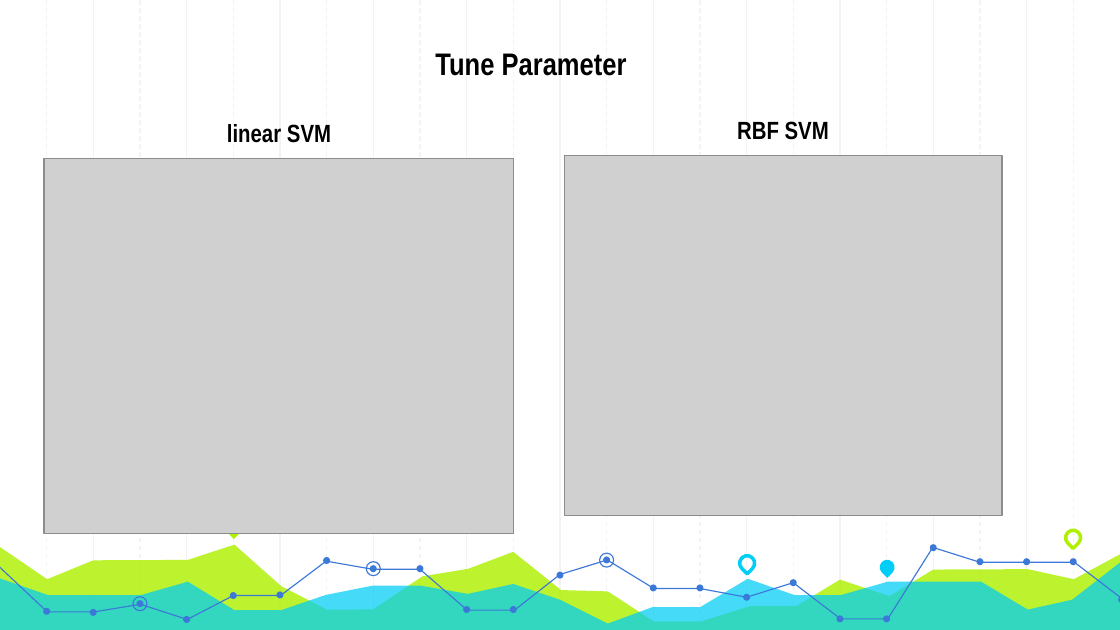
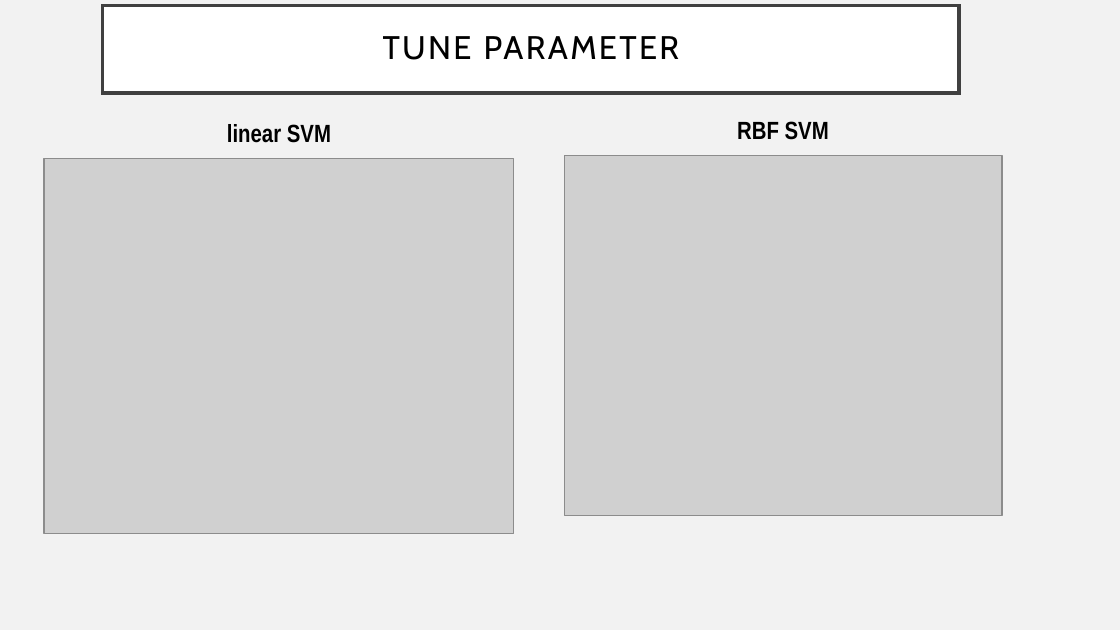
Before and after one commit to JingyiWang3/Predictive-Analytics-on-Image-Data, a slide deck: slide 12 of doc/Group9_Presentation.pptx. Drawn at 1120x630 pixels with LibreOffice and Linux fonts; fonts in the diff are those of the drawing; grey boxes stand for pictures. Boxes give left, top, right and bottom in pixels: in the first picture for what was removed or moved away, otherwise in the second. Text is boxed around its words. In the diff, an @@ line names an element or a change of style, - is before the commit and + after.

```diff
--- a/doc/Group9_Presentation.pptx
+++ b/doc/Group9_Presentation.pptx
@@ background #FFFFFF to #F2F2F2 @@
@@ title "TUNE PARAMETER": place and size @@
-title "TUNE PARAMETER" at <box>435,53,627,76</box>
+title "TUNE PARAMETER" at <box>103,6,960,93</box>
@@ title "TUNE PARAMETER" at <box>103,6,960,93</box>: vertical alignment bottom to middle; fill none to #FFFFFF; outline none to #404040 2.5 pt @@
@@ group removed at <box>47,0,1073,630</box>: 23 lines @@
@@ title at <box>383,36,679,60</box>: text changed; size 20 to 21 pt; font Arial Narrow to Cabin; bold off @@
-Tune Parameter
+TUNE PARAMETER
@@ teardrop removed at <box>223,518,244,538</box> @@
@@ teardrop removed at <box>1062,527,1083,547</box> @@
@@ freeform shape removed at <box>0,544,1120,630</box> @@
@@ freeform shape removed at <box>0,561,1120,630</box> @@
@@ freeform shape removed at <box>0,561,514,619</box> @@
@@ ellipse removed at <box>366,562,381,577</box> @@
@@ freeform shape removed at <box>514,547,933,619</box> @@
@@ ellipse removed at <box>599,553,614,568</box> @@
@@ teardrop removed at <box>736,553,757,573</box> @@
@@ teardrop removed at <box>876,557,897,578</box> @@
@@ freeform shape removed at <box>934,548,1120,598</box> @@
@@ ellipse removed at <box>133,597,148,612</box> @@
@@ group removed at <box>44,544,1120,623</box>: 24 ellipses @@
```
Also in this commit, not shown: 18 other slides changed, 1 other file.
